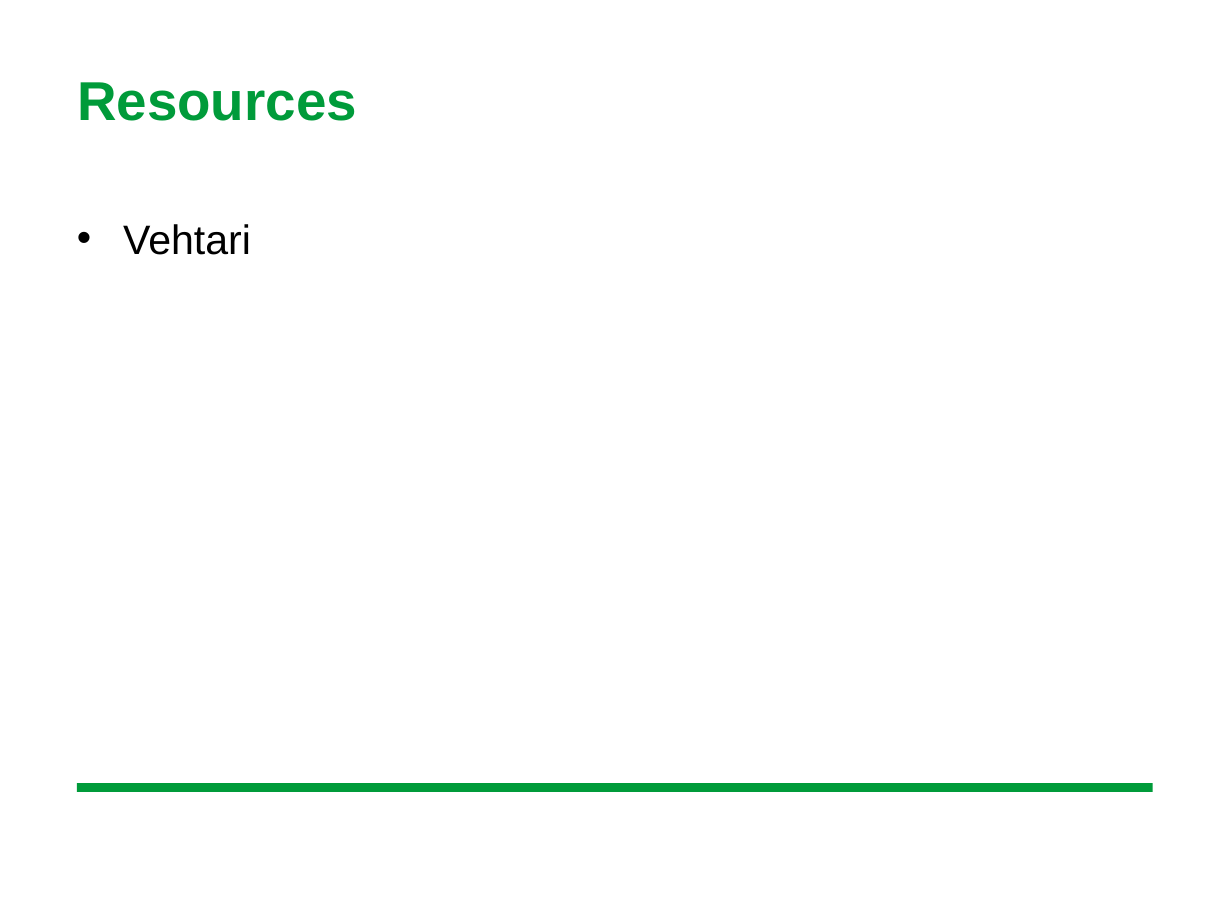
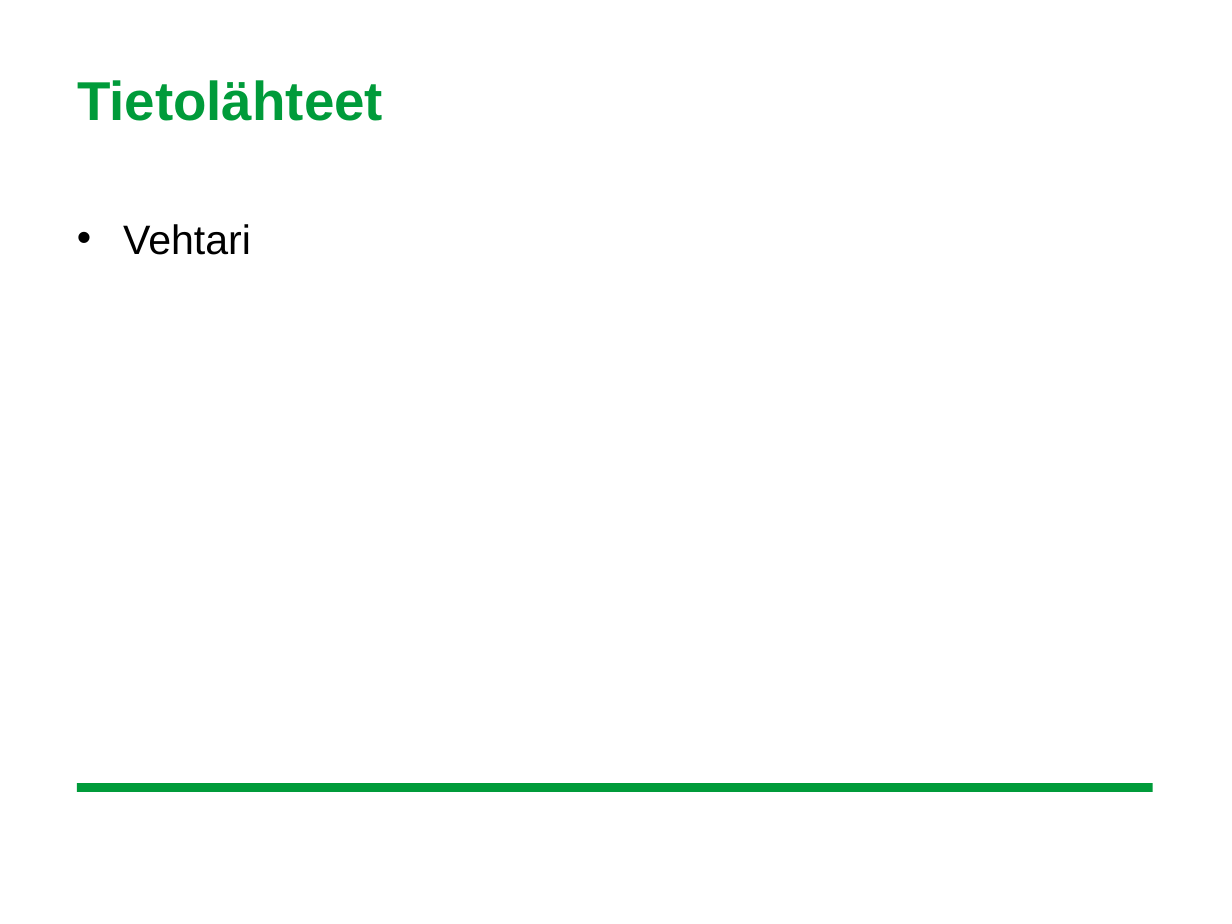
Before and after one commit to leevirontySF/BSC_thesis, a slide deck: slide 8 of aihepresis.ppt. Drawn at 1232x924 pixels with LibreOffice and Linux fonts; fonts in the diff are those of the drawing; background and template pictures are left out. Boxes give left, top, right and bottom in pixels: in the first picture for what was removed or moved away, otherwise in the second. Text is boxed around its words. In the diff, an @@ line names an element or a change of style, - is before the commit and + after.

```diff
--- a/aihepresis.ppt
+++ b/aihepresis.ppt
@@ title at [77, 80, 383, 121]: text changed @@
-Resources
+Tietolähteet
```
Also in this commit, not shown: 4 other slides changed, 2 slides added, 2 slides removed, 6 other files.
